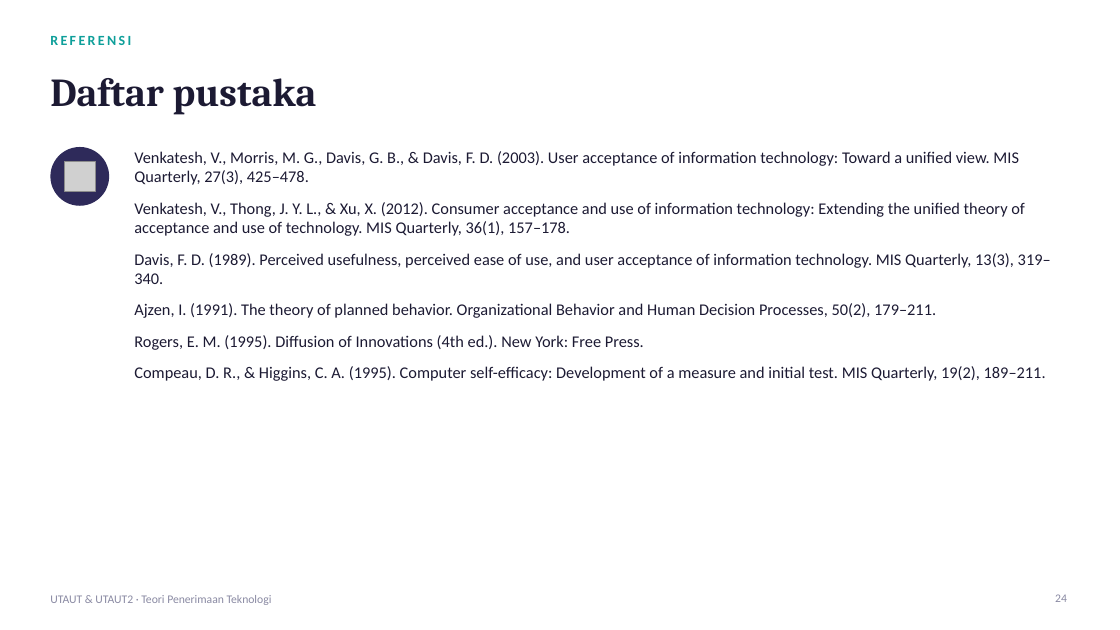
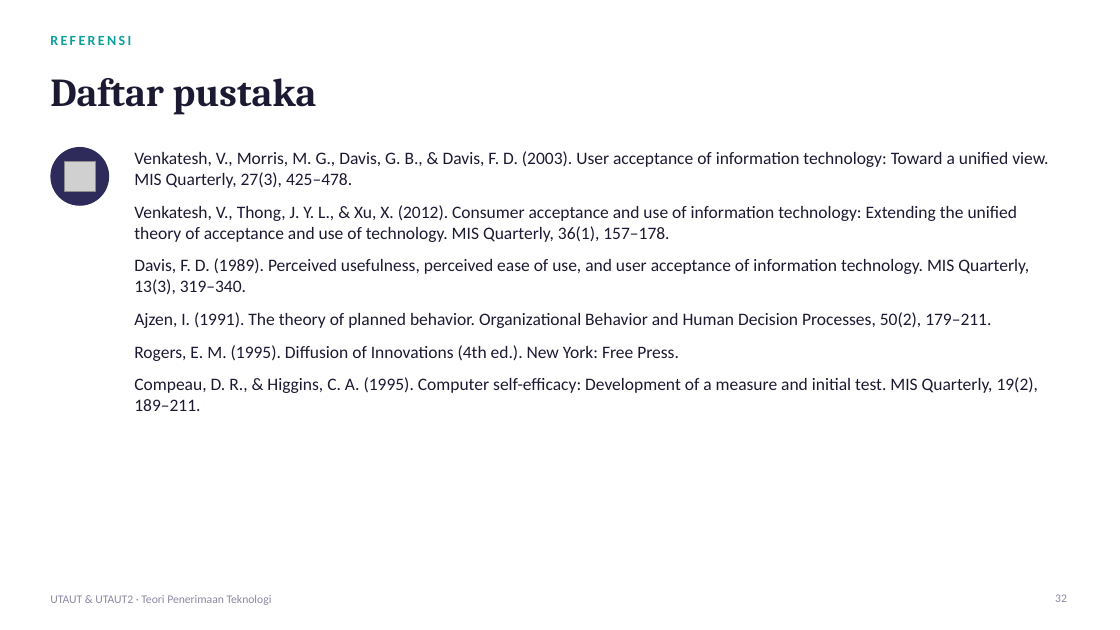
Before and after one commit to KevArslanian/S-Enigma, a slide deck: slide 32 of materi/UTAUT_UTAUT2.pptx (slide 24 before the commit). Drawn at 1120x630 pixels with LibreOffice and Linux fonts; fonts in the diff are those of the drawing; grey boxes stand for pictures. Boxes give left, top, right and bottom in pixels: in the first picture for what was removed or moved away, otherwise in the second. Text is boxed around its words. In the diff, an @@ line names an element or a change of style, - is before the commit and + after.

```diff
--- a/materi/UTAUT_UTAUT2.pptx
+++ b/materi/UTAUT_UTAUT2.pptx
@@ text "Venkatesh, V., Morris, M. G., ..." at [134,151,1048,411]: size 14 to 15 pt @@
@@ page number at [1055,594,1067,602]: text changed @@
-24
+32
```
Also in this commit, not shown: 18 other slides changed, 12 slides added, 4 slides removed.
